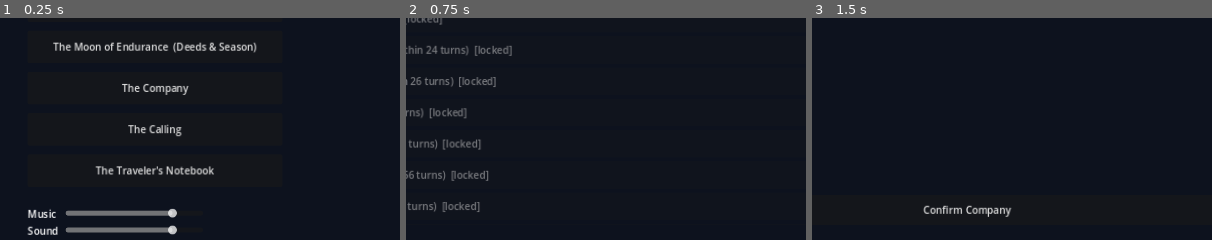
Above: before the commit, frames 1-3 (left to right).
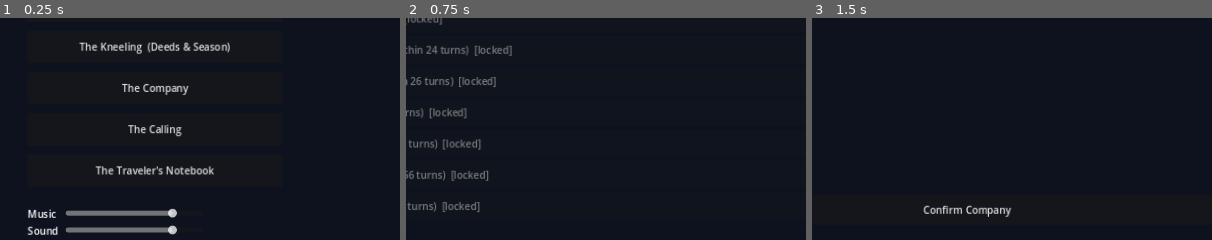
Above: after the commit, the same moments.

Repository: Muhammadan92/SufiGacha
Game: Godot game, scene res://scenes/main.tscn
Same seed, same stepped clock (60 frames per second), same inputs: the game is played once before the commit and once after it.
Inputs:
- Up to frame 1 (0.25 s): no input
- Up to frame 2 (0.75 s): click "Journey" at 0.5 s
- Up to frame 3 (1.5 s): click "Edit Company" at 1.25 s
The pictures show only the part of the screen within x 31-81%, y 50-100%; the shares and areas given below are measured in that part.

The runs differ from the first frame. In frame 1, 1.3% of the frame differs, in the area x 13-65%, y 10-17%; in frame 2, nothing differs; in frame 3, nothing differs.

Commit message:
Season names drawn from the source teachings: The Door, The Cave, The Kingdom...
Replaces the generic Moon names with names grounded in nurmuhammad.com's
teaching for each month (entry-way numbers and their realities):
The Door (1), The Cave (2), The Kingdom (3), The Straight Path (4),
The Kneeling (5, ch.45), The Moon (6, ch.54), The Ascent (7), The
Salvation (8), The Light (9, generosity season), The City (10, ch.90),
The Patience (11, the 99th name), The Fountain (12, 108).
- SeasonCalendar.SEASON_NAMES canonical; codex entries retitled to match;
  GDD 9.3.1 records the grounding per name
- Today verifies as 'The Door, day 18, 1448'

Co-Authored-By: Claude Fable 5 <noreply@anthropic.com>

Diff:
--- a/data/codex/moon_01.tres
+++ b/data/codex/moon_01.tres
@@ -5,7 +5,7 @@
 [resource]
 script = ExtResource("1")
 id = &"moon_01"
-title = "The Sacred Moon"
+title = "The Door"
 order_index = 10
-body = "The year begins in restraint. The first moon is one  …(198 unchanged characters)… of the year of light. In this game, the Sacred Moon opens each new season-year of Seven Springs."
+body = "The year begins in restraint. The first moon is one  …(198 unchanged characters)… of the year of light. In this game, the Door opens each new season-year of Seven Springs."
 links = ["Teachings of the First Moon | https://nurmuhammad.com/1-muharram/"]
--- a/data/codex/moon_02.tres
+++ b/data/codex/moon_02.tres
@@ -5,7 +5,7 @@
 [resource]
 script = ExtResource("1")
 id = &"moon_02"
-title = "The Journeying Moon"
+title = "The Cave"
 order_index = 11
 body = "The second moon belongs to the road and to the cave. The travelers tell of companions who fled a corrupt age an …(235 unchanged characters)…
 links = ["Teachings of the Second Moon | https://nurmuhammad.com/2-safar/", "The Cave and the Realities of 18 | https://www.nurmuhammad.com/safar-and-the-cave-realities-of-18-the-heart-of-the-divine/"]
--- a/data/codex/moon_03.tres
+++ b/data/codex/moon_03.tres
@@ -5,7 +5,7 @@
 [resource]
 script = ExtResource("1")
 id = &"moon_03"
-title = "The Moon of the Beloved"
+title = "The Kingdom"
 order_index = 12
 body = "The third moon carries the year's gentlest weight: in it the Beloved was born, the mercy sent to all the worlds …(230 unchanged characters)…
 links = ["Teachings of the Third Moon | https://nurmuhammad.com/3-rabiul-awwal/", "The Birth that Began Creation | https://nurmuhammad.com/the-birth-of-prophet-muhammad-s-is-the-birth-of-creation/"]
--- a/data/codex/moon_04.tres
+++ b/data/codex/moon_04.tres
@@ -5,7 +5,7 @@
 [resource]
 script = ExtResource("1")
 id = &"moon_04"
-title = "The Moon of Blossoms"
+title = "The Straight Path"
 order_index = 13
 body = "The fourth moon is the second spring — what was born in the third moon begins to blossom in the fourth. The tra …(239 unchanged characters)…
 links = ["Teachings of the Fourth Moon | https://nurmuhammad.com/4-rabiul-thani/"]
--- a/data/codex/moon_05.tres
+++ b/data/codex/moon_05.tres
@@ -5,7 +5,7 @@
 [resource]
 script = ExtResource("1")
 id = &"moon_05"
-title = "The Moon of Endurance"
+title = "The Kneeling"
 order_index = 14
 body = "The fifth moon is named for hardened ground — the dry season, when nothing seems to grow and the traveler walks …(209 unchanged characters)…
 links = ["Teachings of the Fifth Moon | https://nurmuhammad.com/5-jummadal-awwal/"]
--- a/data/codex/moon_06.tres
+++ b/data/codex/moon_06.tres
@@ -5,7 +5,7 @@
 [resource]
 script = ExtResource("1")
 id = &"moon_06"
-title = "The Enduring Moon"
+title = "The Moon"
 order_index = 15
 body = "The sixth moon is the second moon of hardened ground, and the travelers teach that the second half of any hards …(226 unchanged characters)…
 links = ["Teachings of the Sixth Moon | https://nurmuhammad.com/6-jumadal-thani/"]
--- a/data/codex/moon_07.tres
+++ b/data/codex/moon_07.tres
@@ -5,7 +5,7 @@
 [resource]
 script = ExtResource("1")
 id = &"moon_07"
-title = "The Moon of Ascent"
+title = "The Ascent"
 order_index = 16
 body = "The seventh moon, the travelers say, belongs wholly to the Divine — it is called the Month of God. In it the ro …(238 unchanged characters)…
 links = ["Teachings of the Seventh Moon | https://nurmuhammad.com/7-rajab/", "Three Moons of Opportunity | https://nurmuhammad.com/immense-opportunities-next-3-months-rajab-shaban-ramadan/"]
--- a/data/codex/moon_08.tres
+++ b/data/codex/moon_08.tres
@@ -5,7 +5,7 @@
 [resource]
 script = ExtResource("1")
 id = &"moon_08"
-title = "The Moon of Preparation"
+title = "The Salvation"
 order_index = 17
 body = "The eighth moon is the bridge to the light. The travelers call it the moon of the Beloved's own keeping, and ho …(242 unchanged characters)…
 links = ["Teachings of the Eighth Moon | https://nurmuhammad.com/tag/shaban/"]
--- a/data/codex/moon_09.tres
+++ b/data/codex/moon_09.tres
@@ -5,7 +5,7 @@
 [resource]
 script = ExtResource("1")
 id = &"moon_09"
-title = "The Moon of Light"
+title = "The Light"
 order_index = 18
 body = "The ninth moon is the crown of the year. The travelers fast its days — hunger of the body, feast of the soul —  …(247 unchanged characters)…
 links = ["Teachings of the Ninth Moon | https://nurmuhammad.com/9-ramadan/"]
--- a/data/codex/moon_10.tres
+++ b/data/codex/moon_10.tres
@@ -5,7 +5,7 @@
 [resource]
 script = ExtResource("1")
 id = &"moon_10"
-title = "The Rejoicing Moon"
+title = "The City"
 order_index = 19
 body = "The tenth moon opens with festival — the fast is broken, and the travelers teach that rejoicing after disciplin …(238 unchanged characters)…
 links = ["Teachings of the Tenth Moon | https://nurmuhammad.com/10-shawwal/"]
--- a/data/codex/moon_11.tres
+++ b/data/codex/moon_11.tres
@@ -5,7 +5,7 @@
 [resource]
 script = ExtResource("1")
 id = &"moon_11"
-title = "The Resting Moon"
+title = "The Patience"
 order_index = 20
 body = "The eleventh moon is named for sitting still. One of the sacred months of truce, it teaches that rest is not th …(237 unchanged characters)…
 links = ["Teachings of the Eleventh Moon | https://nurmuhammad.com/category/resources-and-practices/realities-of-12-months-of-hijri/"]
--- a/data/codex/moon_12.tres
+++ b/data/codex/moon_12.tres
@@ -5,7 +5,7 @@
 [resource]
 script = ExtResource("1")
 id = &"moon_12"
-title = "The Moon of the Fountain"
+title = "The Fountain"
 order_index = 21
 body = "The twelfth moon completes the count: twelve nines are one hundred and eight, and at the hundred-and-eighth ste …(292 unchanged characters)…
 links = ["Teachings of the Twelfth Moon | https://nurmuhammad.com/12-dhul_hijjah/", "The Mystical Number 108 | https://nurmuhammad.com/mystical-number-108-kawthar-haq-and-reality-of-sacrifice/"]
--- a/scripts/screens/home_screen.gd
+++ b/scripts/screens/home_screen.gd
@@ -27,7 +27,7 @@
 	_nav_button(v, "Journey", "stages")
 	_nav_button(v, "The Sanctum  (today: %s)" % game.sanctum_order_today(), "sanctum")
 	_nav_button(v, "The Minaret", "minaret")
-	_nav_button(v, "%s  (Deeds & Season)" % SeasonCalendar.moon_name(game.now_unix()), "season")
+	_nav_button(v, "%s  (Deeds & Season)" % SeasonCalendar.season_name(game.now_unix()), "season")
 	_nav_button(v, "The Company", "roster")
 	_nav_button(v, "The Calling", "calling")
 	_nav_button(v, "The Traveler's Notebook", "codex")
--- a/scripts/screens/season_screen.gd
+++ b/scripts/screens/season_screen.gd
@@ -7,15 +7,15 @@
 	game.tick_time()
 	var root := make_root()
 	var unix: int = game.now_unix()
-	add_header(root, SeasonCalendar.moon_name(unix), "home")
+	add_header(root, SeasonCalendar.season_name(unix), "home")
 
 	var sub := Label.new()
-	sub.text = "Day %d of the Moon  ·  Season of the Twelve Moons" % SeasonCalendar.season_day(unix)
+	sub.text = "Day %d of the season  ·  The Twelve Moons" % SeasonCalendar.season_day(unix)
 	sub.add_theme_color_override("font_color", Color(1, 1, 1, 0.65))
 	root.add_child(sub)
 
 	var lore := Button.new()
-	lore.text = "Read this Moon's page in the Traveler's Notebook"
+	lore.text = "Read this season's page in the Traveler's Notebook"
 	lore.pressed.connect(func() -> void: screens.goto("codex"))
 	root.add_child(lore)
 	root.add_child(HSeparator.new())
--- a/scripts/systems/season_calendar.gd
+++ b/scripts/systems/season_calendar.gd
@@ -9,13 +9,15 @@
 const CYCLE_DAYS := 10631          # 30 lunar years
 const LEAP_YEARS_IN_CYCLE := [2, 5, 7, 10, 13, 16, 18, 21, 24, 26, 29]
 
-## Moon names per GDD §9.3.1 — the game never names the real months; each
-## Moon's Codex entry (moon_01..12) links to the source teachings instead.
-const MOON_NAMES := {
-	1: "The Sacred Moon", 2: "The Journeying Moon", 3: "The Moon of the Beloved",
-	4: "The Moon of Blossoms", 5: "The Moon of Endurance", 6: "The Enduring Moon",
-	7: "The Moon of Ascent", 8: "The Moon of Preparation", 9: "The Moon of Light",
-	10: "The Rejoicing Moon", 11: "The Resting Moon", 12: "The Moon of the Fountain",
+## Season names per GDD §9.3.1 — grounded in the research source's teaching
+## for each month (its entry-way number and associated reality); the game
+## never names the real months; each season's Codex entry (moon_01..12)
+## links to the source teachings instead.
+const SEASON_NAMES := {
+	1: "The Door", 2: "The Cave", 3: "The Kingdom",
+	4: "The Straight Path", 5: "The Kneeling", 6: "The Moon",
+	7: "The Ascent", 8: "The Salvation", 9: "The Light",
+	10: "The City", 11: "The Patience", 12: "The Fountain",
 }
 
 
@@ -52,11 +54,11 @@
 	return "%d-%02d" % [h["year"], h["month"]]
 
 
-static func moon_name(unix: int) -> String:
-	return MOON_NAMES[from_unix(unix)["month"]]
+static func season_name(unix: int) -> String:
+	return SEASON_NAMES[from_unix(unix)["month"]]
 
 
-static func moon_codex_id(unix: int) -> String:
+static func season_codex_id(unix: int) -> String:
 	return "moon_%02d" % from_unix(unix)["month"]
 
 
--- a/tests/systems_test.gd
+++ b/tests/systems_test.gd
@@ -122,9 +122,9 @@
 	var probe: int = int(Time.get_unix_time_from_datetime_string("2026-07-04T12:00:00"))
 	var h: Dictionary = SeasonCalendar.from_unix(probe)
 	assert(h["year"] == 1448 and h["month"] == 1, "2026-07-04 should be month 1, 1448 (got %s)" % str(h))
-	assert(SeasonCalendar.moon_name(probe) == "The Sacred Moon")
-	assert(SeasonCalendar.MOON_NAMES.size() == 12)
-	print("calendar ok: 2026-07-04 -> %s day %d, %d" % [SeasonCalendar.moon_name(probe), h["day"], h["year"]])
+	assert(SeasonCalendar.season_name(probe) == "The Door")
+	assert(SeasonCalendar.SEASON_NAMES.size() == 12)
+	print("calendar ok: 2026-07-04 -> %s day %d, %d" % [SeasonCalendar.season_name(probe), h["day"], h["year"]])
 
 	# --- deeds + season pass ---
 	game.reset_profile()
Not shown, changed: GDD.md
